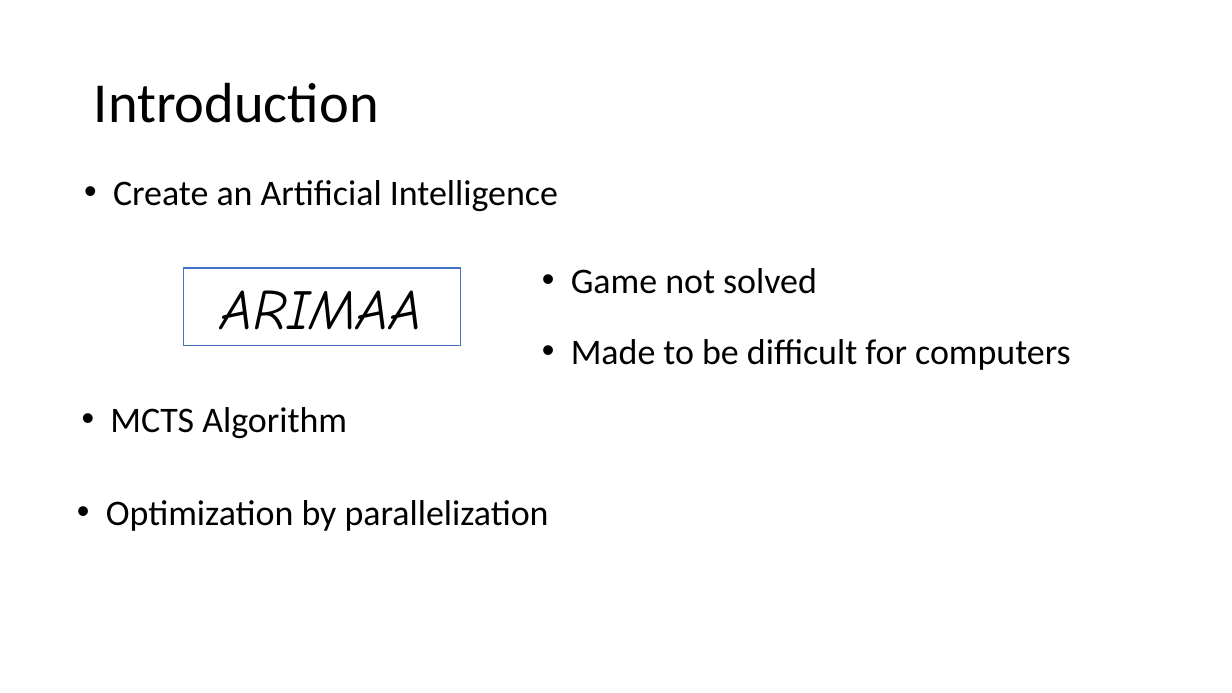
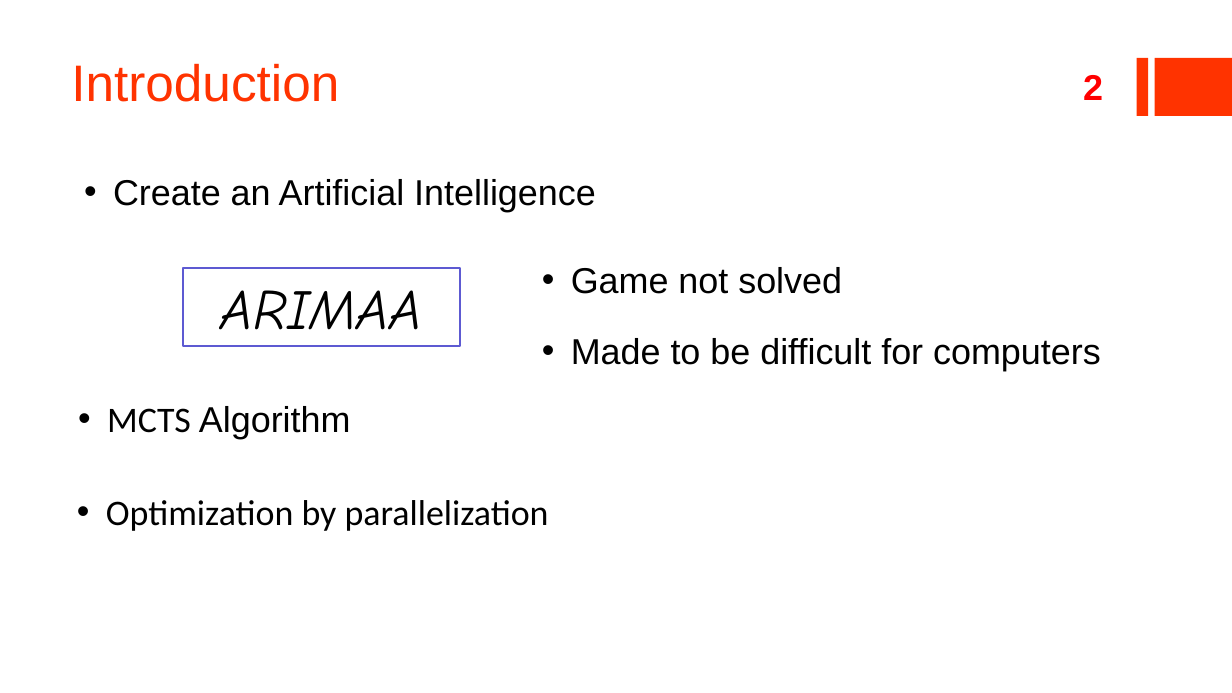
Before and after one commit to ildyria/Arimaa, a slide deck: slide 2 of Docs/Reports/Planning Presentation/V2Planning.pptx. Drawn at 1232x693 pixels with LibreOffice and Linux fonts; fonts in the diff are those of the drawing. Boxes give left, top, right and bottom in pixels: in the first picture for what was removed or moved away, otherwise in the second. Text is boxed around its words. In the diff, an @@ line names an element or a change of style, - is before the commit and + after.

```diff
--- a/Docs/Reports/Planning Presentation/V2Planning.pptx
+++ b/Docs/Reports/Planning Presentation/V2Planning.pptx
@@ title "Introduction": place and size @@
-title "Introduction" at box(94, 82, 379, 123)
+title "Introduction" at box(71, 63, 339, 102)
@@ title "Introduction" at box(71, 63, 339, 102): size 44 to 40 pt, font Calibri to Arial, text colour #000000 to #FF3300; line spacing 0.9 to 1; vertical alignment middle to bottom @@
@@ rectangle added at box(1137, 58, 1149, 116), fill #FF3300 @@
@@ rectangle added at box(1155, 58, 1232, 116), fill #FF3300 @@
@@ page number added at box(1083, 75, 1103, 100), 28 pt, text #FF0000, bold @@
+2
@@ text "Create an Artificial Intelligence" at box(113, 179, 596, 212): font Calibri to Arial @@
@@ rectangle "ARIMAA" at box(183, 268, 460, 346): fill #FFFFFF to none; outline #4472C4 1 pt to #5D5AD2 1.5 pt @@
@@ text "Game not solved" at box(571, 267, 1101, 371): font Calibri to Arial @@
@@ text "MCTS Algorithm" at box(107, 406, 351, 439): font Calibri to Arial in "Algorithm" @@
```
Also in this commit, not shown: 9 other slides changed, 2 slides added, 1 slide removed.
